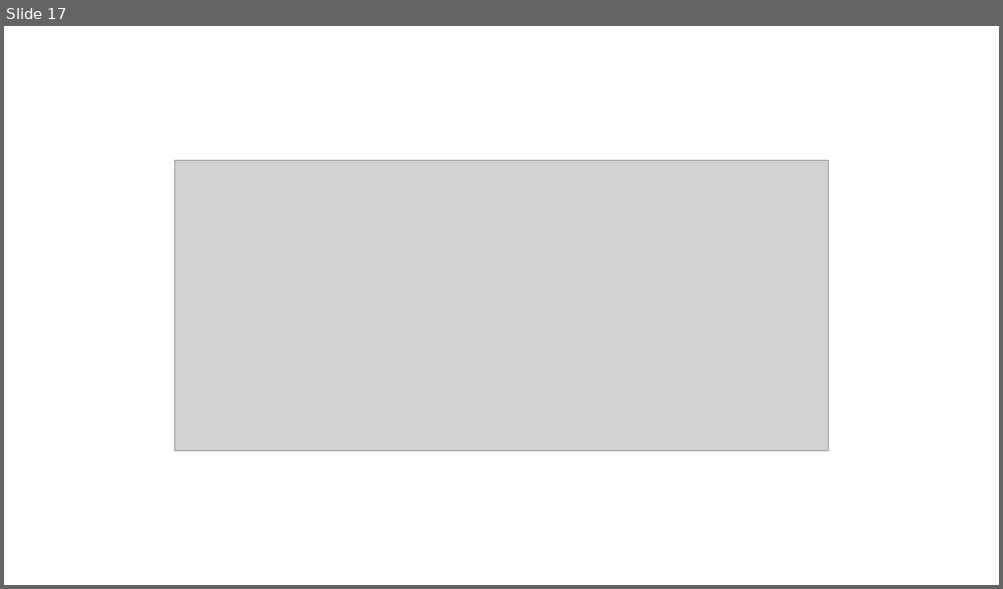
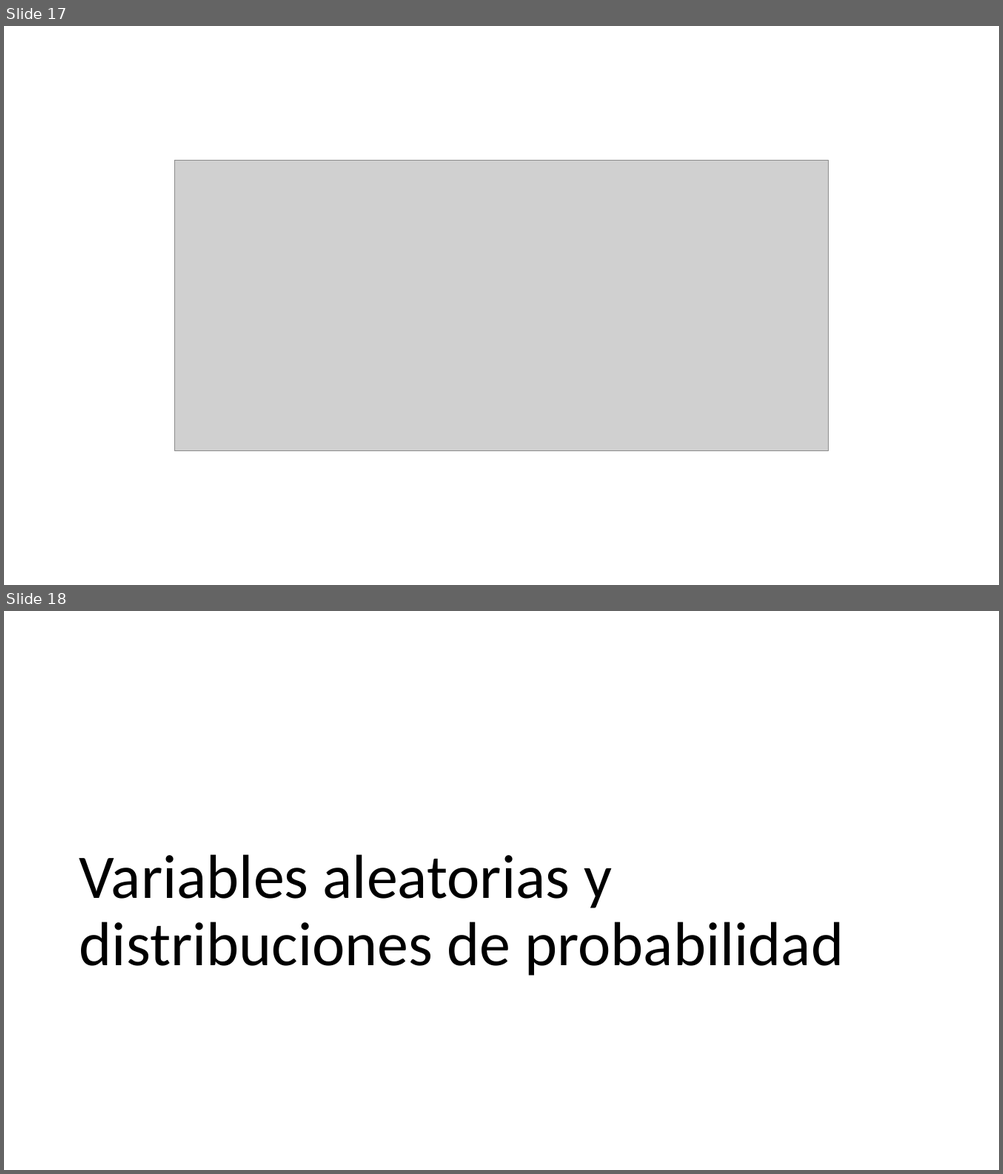
Before and after one commit to 26-jorge-01/IA-SPP, a slide deck: docs/4. estadistica.pptx. Shown one above the other, each under a label of ours: slide 17 before the commit, slides 17 and 18 after it. The pictures are 1003x589 and 1003x1174 pixels, drawn with LibreOffice and Linux fonts; fonts in the diff are those of the drawing; grey boxes stand for pictures. Boxes give left, top, right and bottom in pixels: in the first picture for what was removed or moved away, otherwise in the second. Text is boxed around its words. In the diff, an @@ line names an element or a change of style, - is before the commit and + after.

Commit message:
variables aleatorias

```diff
--- a/docs/4. estadistica.pptx
+++ b/docs/4. estadistica.pptx
@@ slide 18 added at bbox=[4, 611, 999, 1170], background #FFFFFF @@
@@ title added at bbox=[79, 854, 843, 976], 60 pt, text #000000 @@
+Variables aleatorias y distribuciones de probabilidad
```
Also in this commit, not shown: 11 other slides added, 1 other file.
